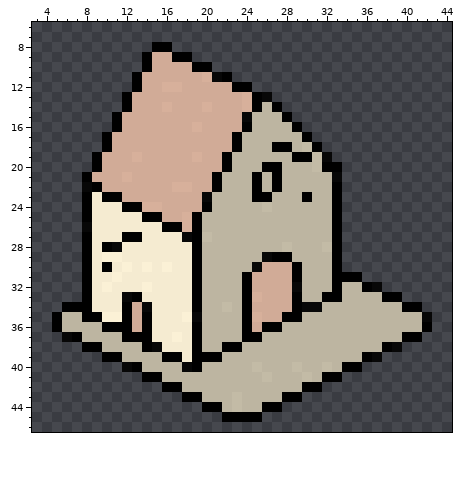
One commit to this pixel-art sprite: artwork/sprites/paper/full_48x48/warehouse/warehouse.png. Above, as it was before the edit.
The file is 48x48 pixels. Colours within 5 levels of each other are drawn and written as one. Shown: x 3..44, y 6..46.
Now the later version:
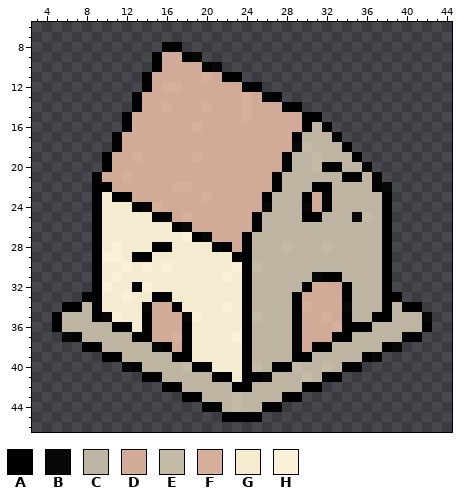
Palette (. is transparent): A #000000  B #070707  C #bdb5a1  D #d1ab97  E #c3bba6  F #d7b09b  G #f5ebd1  H #fbf1d6
The edit:
y 8: x 15 A -> .; x 17 . -> A
y 9: x 14..15 AD -> .A; x 17 A -> D; x 19 . -> B
y 10: x 14..15 AD -> .A; x 19 A -> D; x 21 . -> B
y 11: x 13..14 AD -> .A; x 21 B -> D; x 23 . -> A
y 12: x 13..14 AD -> .A; x 23 A -> D; x 25 . -> A
y 13: x 12..13 AD -> .A; x 25 A -> D; x 27 . -> A
y 14: x 12..13 AD -> .A; x 25..29 ACA.. -> DDDAA
y 15: x 11..12 AD -> .A; x 24..31 BCCCA... -> FDDDDDAA
y 16: x 11..12 AD -> .A; x 24..32 ACCCCA... -> DDDDDDACA
y 17: x 10..11 AD -> .A; x 23..33 ACCCCCCA... -> DDDDDDACCCA
y 18: x 10..11 AD -> .A; x 23..29 ACCCAAC -> DDDDDDB; x 31..34 A... -> CCCA
y 19: x 9..10 AD -> .A; x 22..30 ACCCCCCAA -> DDDDDDACC; x 32..35 B... -> CCCA
y 20: x 9..10 AD -> .A; x 22..28 ACCCAAC -> DDDDDDA; x 34..36 ... -> CCA
y 21: x 8..9 AD -> .A; x 21..26 ACCCAC -> DDDDDD; x 33..37 B.... -> CAACA
y 22: x 8 B -> .; x 10 D -> A; x 21..26 ACCCAC -> DDDDDD; x 31..38 CCA..... -> AACCCCAB
y 23: x 8..10 AGA -> .AG; x 12 D -> A; x 20..25 BCCCCA -> FDDDDD; x 31..38 CCA..... -> DACCCCCA
y 24: x 8..9 AG -> .A; x 12 A -> G; x 14 F -> B; x 20..26 ACCCCCE -> DDDDDDB; x 30..38 CCCA..... -> BDACCCCCA
y 25: x 8..9 AG -> .A; x 14 A -> G; x 16 D -> A; x 19..25 ACCCCCC -> DDDDDDA; x 30..31 CC -> AA; x 33..38 A..... -> CCBECA
y 26: x 8..9 BG -> .A; x 16 A -> G; x 18..25 FACCCCCC -> BDDDDDDA; x 33..38 A..... -> CCCCCA
y 27: x 8..9 AG -> .A; x 12..13 AA -> GG; x 18 B -> H; x 20..24 ECCCC -> BDDDA; x 33..38 A..... -> CCCCCA
y 28: x 8..11 AGAB -> .AGH; x 15..16 GG -> AA; x 19..24 ACCCCC -> GGBADA; x 33..38 A..... -> CCCCCA
y 29: x 8..9 AG -> .A; x 13..14 GG -> AA; x 19..24 ACCCCC -> GGGGAA; x 26..28 BAA -> CCC; x 33..38 A..... -> CCCCCA
y 30: x 8..10 AGA -> .AG; x 19..29 ACCCCCBDDDA -> GGGGHAECCCC; x 33..38 A..... -> CCCCCA
y 31: x 8..9 AG -> .A; x 19..23 ACCCC -> GGGHG; x 25..29 DDDDA -> CCCCC; x 31..32 CC -> BA; x 34..38 AA... -> CCCCA
y 32: x 8..9 AG -> .A; x 13 G -> A; x 19..23 ACCCC -> GGGGG; x 25..34 DDDDBCCCAC -> CCCCCADDDA; x 36..38 AB. -> CCA
y 33: x 9 G -> A; x 12..13 BA -> HG; x 15..16 GG -> AA; x 19..23 ACCCC -> GGGGG; x 25..28 FDDD -> CCCC; x 30..34 CCAAC -> DDDDA
y 34: x 8..9 AG -> CA; x 12..13 AD -> GG; x 15..17 GGG -> DDA; x 19..23 ACCEC -> GGGHG; x 25..28 DDDD -> CCCC; x 30..34 BBCCC -> FDDDB; x 38 C -> A
y 35: x 8 A -> C; x 10 H -> B; x 12..13 AD -> GG; x 15..23 GGGHBCCCC -> DDDBHGGGG; x 25..28 FDDA -> ECCC; x 30..34 CCCCC -> DDFDA; x 37..38 CC -> AA
y 36: x 10 A -> C; x 13 D -> G; x 15..23 GGGGACCCC -> DDDAGGGGG; x 25..27 DAA -> CCC; x 29..36 CCCCCCCC -> ADDDFAAA
y 37: x 12 A -> C; x 15..23 GGHGACCCC -> DDFAGGGGH; x 25 A -> C; x 29..34 CCCCCC -> ADDDAA
y 38: x 14 A -> C; x 16..24 GGGACCAAC -> ADAGGGGGA; x 29..32 CCCC -> ADAA
y 39: x 16 A -> C; x 18..24 GAAACCC -> AGGGGGA; x 29..30 CC -> AA
y 40: x 18 B -> E; x 20..24 CCCCC -> AGGGA; x 27..28 CC -> AA
y 41: x 21..26 CCCCCE -> AAGAAB
y 42: x 23..24 CC -> AA
